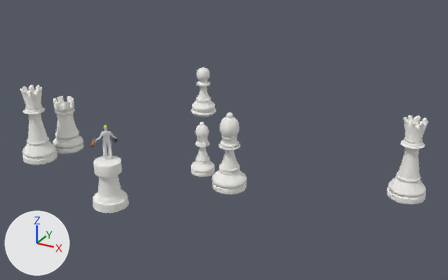
The glTF model public/models/chess_scene.glb: old version first, new version second.
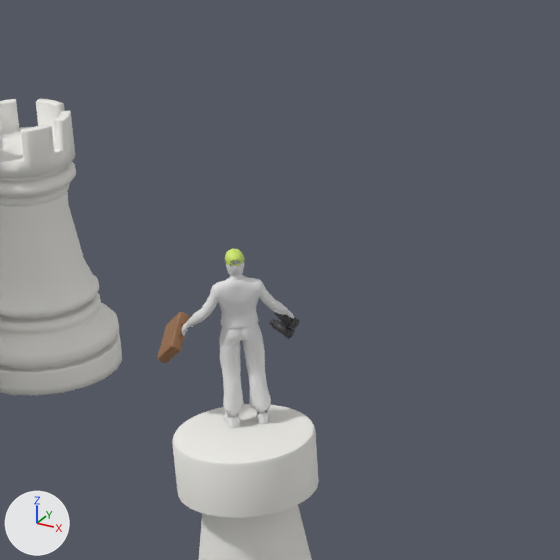
There are two pictures of each version: one whole from a 50 mm camera at (18.16, -21.22, 15.49) aimed at (3.01, 6.33, 1.71), one close up on the part from 13% to 38% of the width and 27% to 66% of the height. Lighting does not change. The marker at lower left points along +X, +Y and +Z. The last two pictures show the newer version. Where no turn or scale is listed for an object, it has been applied to the vertices. Vertices at exactly the same position are counted once.

The first close-up shows 'Explorer_Body', 'Piece_Center', 'Piece_Rook_L', 'Prop_Binoculars', 'Prop_Briefcase'.
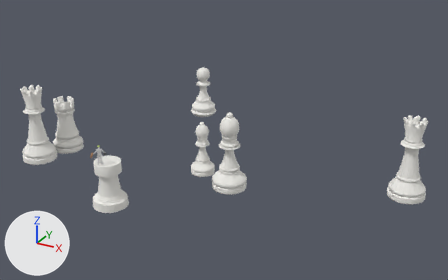
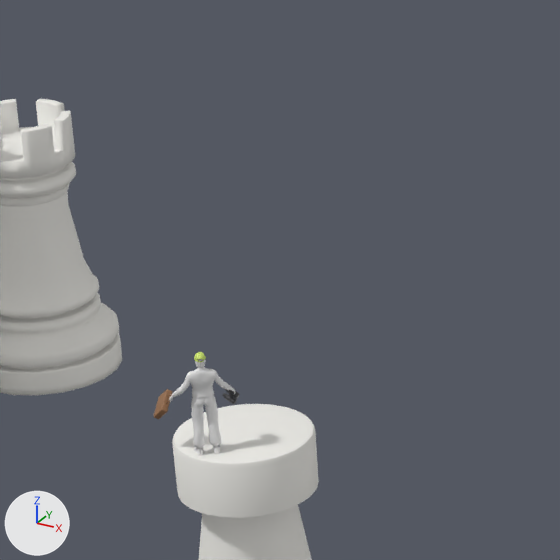
Where the newer file only moved an object's origin or applied its transform, the numbers keep the older frame.

Patch to the scene script:
```diff
--- a/public/models/chess_scene.glb.py
+++ b/public/models/chess_scene.glb.py
@@ me_explorer_body_mesh @@
 # used by ob_explorer_body; location = (-0.16, 0.25, 2.4)
-me_explorer_body_mesh.from_pydata(...)  # 20375 vertices, 39687 faces; spans x -0.48..0.35, y -0.35..0.48, z 0.0..1.78
+me_explorer_body_mesh.from_pydata(...)  # 20375 vertices, 39687 faces; spans x -0.16..0.31, y -0.92..-0.45, z 0.0..1.02
+# me_explorer_body_mesh part 1: the whole mesh is scaled about its middle by 0.574, then moved by (0.14, -0.75, -0.38)
 me_explorer_body_mesh.materials.append(mat_mat_skin_001)
@@ ob_prop_briefcase @@
 ob_prop_briefcase = bpy.data.objects.new('Prop_Briefcase', me_prop_briefcase_mesh)
-ob_prop_briefcase.location = (-0.62, -0.01, 3.35)
+ob_prop_briefcase.location = (-0.33, -0.62, 2.93)
 ob_prop_briefcase.rotation_euler = (0.694, -0.519, 1.969)  # degrees (40, -30, 113)
+ob_prop_briefcase.scale = (0.574, 0.574, 0.574)
@@ ob_prop_binoculars @@
 ob_prop_binoculars = bpy.data.objects.new('Prop_Binoculars', me_prop_binoculars_mesh)
-ob_prop_binoculars.location = (0.04, 0.67, 3.27)
+ob_prop_binoculars.location = (0.06, -0.21, 2.88)
 ob_prop_binoculars.rotation_euler = (-1.932, -1.09, 0.521)  # degrees (-111, -62, 30)
-ob_prop_binoculars.scale = (1.75, 1.75, 1.75)
+ob_prop_binoculars.scale = (1.0, 1.0, 1.0)
```

Pixel boxes [x1, y1, x2, y2] of what changed, in the close-ups (560 x 560 px):
'Explorer_Body', moved, rescaled (41% narrower, 42% shorter): before [182, 249, 294, 428]; after [169, 352, 235, 456]
'Prop_Briefcase', moved, rescaled (44% narrower, 40% shorter): before [157, 312, 190, 363]; after [154, 389, 172, 419]
'Prop_Binoculars', moved, rescaled (41% narrower, 39% shorter): before [269, 312, 300, 339]; after [222, 389, 240, 405]
